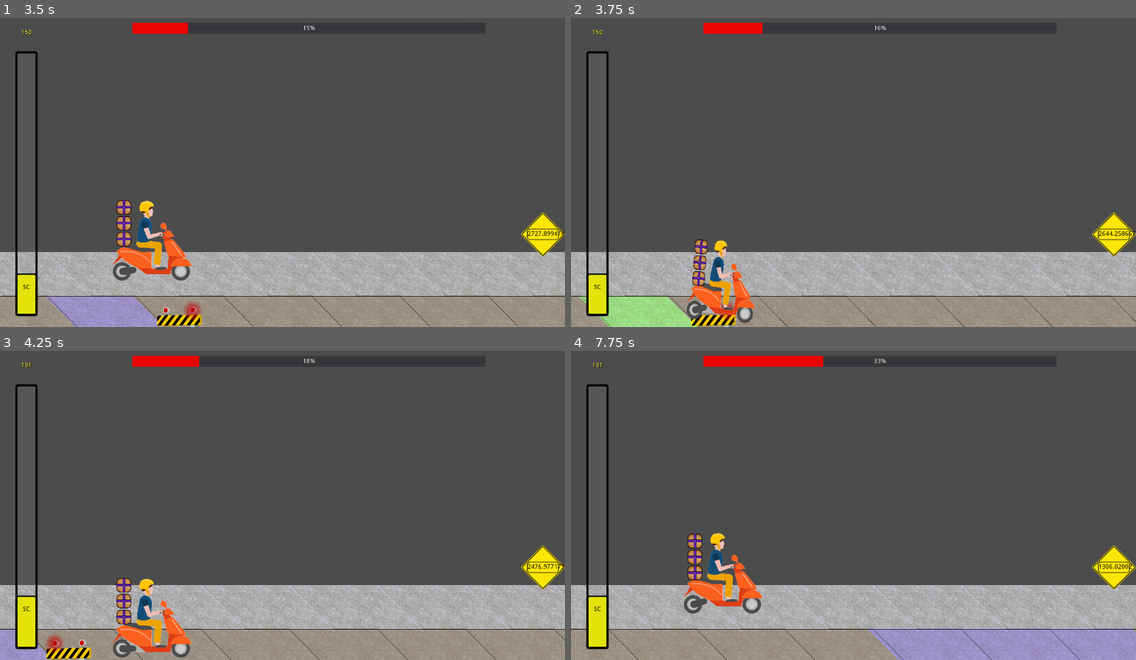
Above: before the commit, frames 1-4 (two rows, left to right).
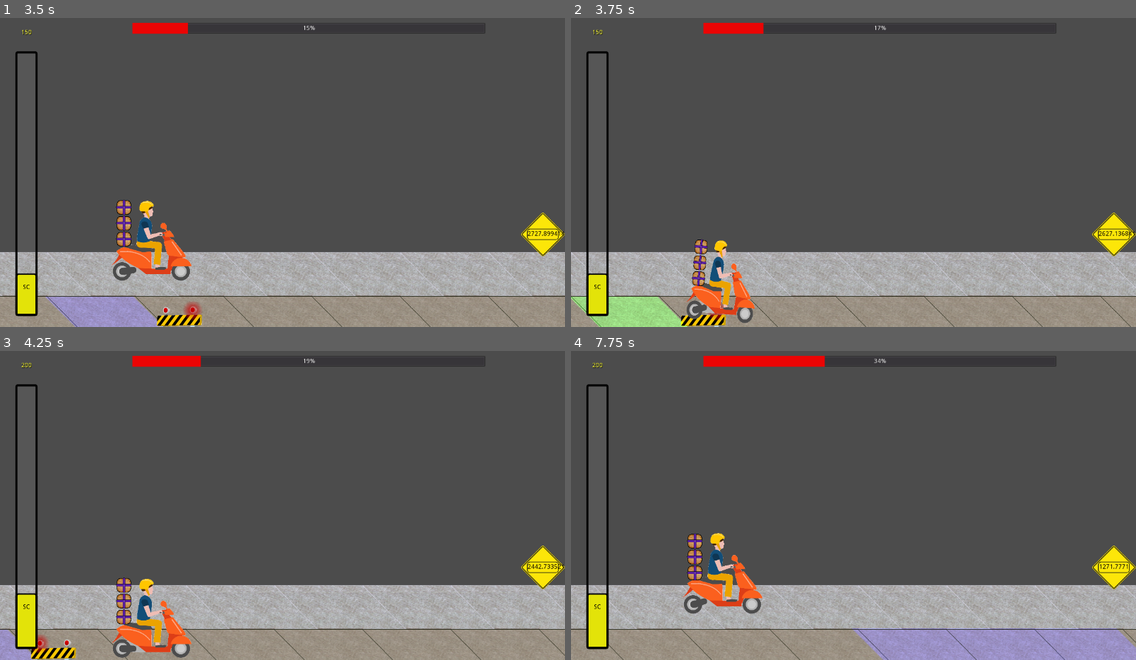
Above: after the commit, the same moments.

Repository: Anatolij-Grigorjev/MopedRebelGO
Game: Godot game, scene res://stages/test/test_stage.tscn
Same seed, same stepped clock (60 frames per second), same inputs: the game is played once before the commit and once after it.
Inputs:
- Up to frame 1 (3.5 s): hold W (swerve_up) 0.53-1.28 s; hold S (swerve_down) 1.28-2.03 s; hold W (swerve_up) from 2.03 s (still down)
- Up to frame 2 (3.75 s): release W (swerve_up) at 3.53 s; hold S (swerve_down) from 3.53 s (still down)
- Up to frame 3 (4.25 s): keep holding S (swerve_down)
- Up to frame 4 (7.75 s): release S (swerve_down) at 5.78 s; hold W (swerve_up) from 5.78 s (still down)

Frame 1 is identical in both runs. In frame 2, 2.6% of the frame differs, in the area x 0-100%, y 1-100%; in frame 3, 2.5%; in frame 4, 2.5%.
Error in both runs: Invalid get index '-1' (on base: 'Array'). (res://utils/logger.gd:103)

Commit message:
add NRT speedup and HUD darkening effect, change concept in gamedoc for citizen dissing

Diff:
--- a/game/gui/HUD.tscn
+++ b/game/gui/HUD.tscn
@@ -1,8 +1,9 @@
-[gd_scene load_steps=4 format=2]
+[gd_scene load_steps=5 format=2]
 
 [ext_resource path="res://gui/hud_control.gd" type="Script" id=1]
 [ext_resource path="res://gui/street_cred_progress_bar.tscn" type="PackedScene" id=2]
 [ext_resource path="res://gui/stage_progress.tscn" type="PackedScene" id=3]
+[ext_resource path="res://stages/tile_light_texture.png" type="Texture" id=4]
 
 [node name="HUD" type="Control"]
 anchor_right = 1.0
@@ -25,3 +26,13 @@
 align = 1
 valign = 1
 uppercase = true
+
+[node name="DarkOverlay" type="TextureRect" parent="."]
+modulate = Color( 0.00392157, 0, 0, 0.392157 )
+show_behind_parent = true
+margin_left = -2500.0
+margin_top = -500.0
+margin_right = 3500.0
+margin_bottom = 1500.0
+texture = ExtResource( 4 )
+stretch_mode = 1
--- a/game/gui/hud_control.gd
+++ b/game/gui/hud_control.gd
@@ -27,6 +27,7 @@
 onready var sc_progress : StreetCredProgressBar = $StreetCredProgressBar
 onready var stage_progress : ProgressBar = $StageProgress
 onready var current_sc_label : Label = $CurrentSCLabel
+onready var dark_overlay : TextureRect = $DarkOverlay
 
 
 """
@@ -40,6 +41,7 @@
 
 
 func _ready():
+	dark_overlay.visible = false
 	_update_sc_label()
 	pass
 
@@ -89,6 +91,7 @@
 func _add_level_up_label(level_up_text : String) -> void:
 	#wait until levelup condition submitted
 	yield(sc_progress, "progress_bar_filled")
+	dark_overlay.visible = true
 	#create a happy label thing
 	var level_up_node : Control = LevelUpText.instance()
 	var level_up_node_label_node : Label = level_up_node.get_node("LevelText")
@@ -100,6 +103,7 @@
 
 	Engine.time_scale = 0.5
 	yield(level_up_node, "tree_exiting")
+	dark_overlay.visible = false
 	Engine.time_scale = 1.0
 
 
--- a/game/rebel/moped_rebel.gd
+++ b/game/rebel/moped_rebel.gd
@@ -10,13 +10,11 @@
 var Logger : Resource = preload("res://utils/logger.gd")
 
 
-const CRUISE_SPEED = C.MR_CRUISE_SPEED
-
-
 signal swerve_direction_pressed(swerve_direction)
 
 
-export(Vector2) var velocity := Vector2(CRUISE_SPEED, 0)
+var cruise_speed : float = C.MR_CRUISE_SPEED
+export(Vector2) var velocity := Vector2(cruise_speed, 0)
 
 
 onready var animator := $AnimationPlayer
--- a/game/stages/non_regulation_track.gd
+++ b/game/stages/non_regulation_track.gd
@@ -13,6 +13,8 @@
 signal moped_traveled(distance)
 
 
+
+var nrt_cruise_speed : float = 677
 export(Color) var track_regular_shine : Color = Color.blue
 export(Color) var track_moped_shine : Color = Color.green
 
@@ -35,6 +37,7 @@
 	var moped_rebel := body as MopedRebel
 	if (moped_rebel and not moped_rebel._is_crashing):
 		_moped_enter_position = moped_rebel.global_position
+		moped_rebel.velocity = Vector2(nrt_cruise_speed, 0)
 		_change_track_lights_to(track_moped_shine)
 
 
@@ -46,6 +49,7 @@
 		LOG.info("moped traveled {}px on this track", [travel_distance])
 		_change_track_lights_to(track_regular_shine)
 		_moped_enter_position = Vector2.ZERO
+		moped_rebel.velocity = Vector2(moped_rebel.cruise_speed, 0)
 
 
 func _change_track_lights_to(new_lights_color: Color) -> void:
Not shown, changed: docs/MopedRebelGO GDD.odt
